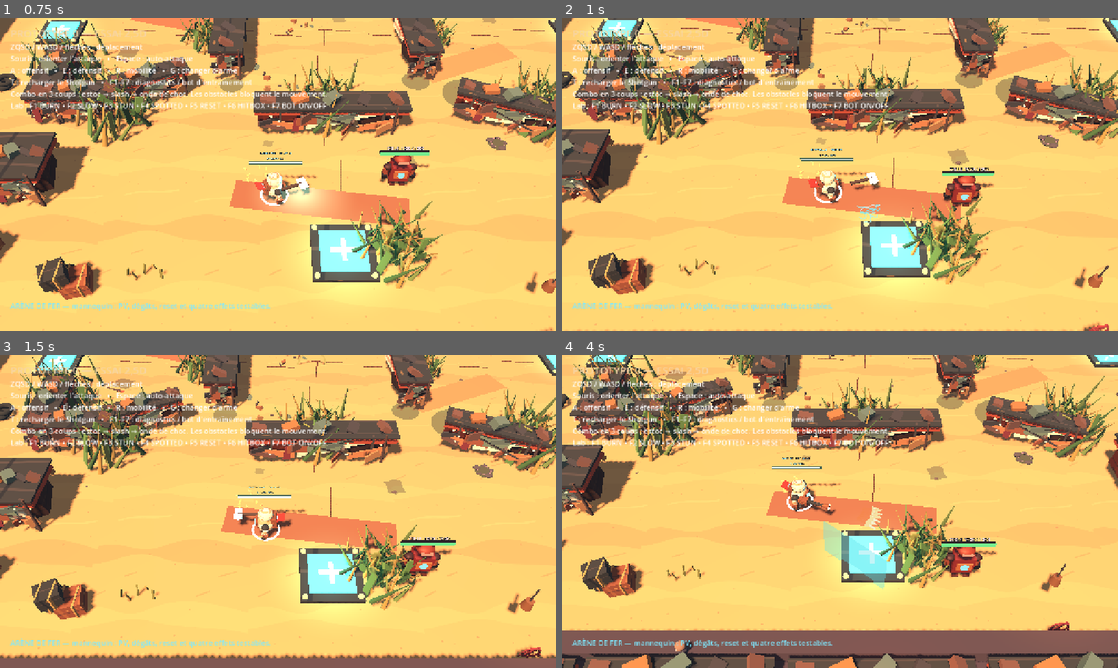
Above: before the commit, frames 1-4 (two rows, left to right).
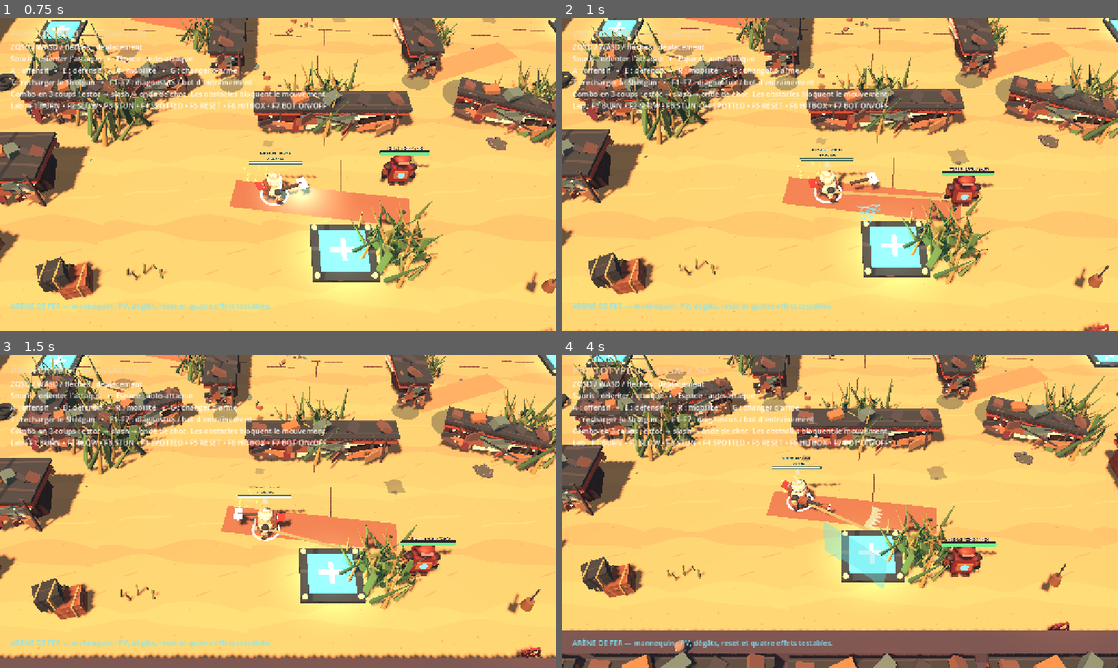
Above: after the commit, the same moments.

Repository: aKoMoses/PROTOTYPE-V0.1
Game: Godot game, scene res://scenes/main.tscn
Same seed, same stepped clock (60 frames per second), same inputs: the game is played once before the commit and once after it.
Inputs (mouse positions are in pixels of both pictures, inside the frame that each line leads up to):
- Up to frame 1 (0.75 s): move the mouse to (400, 158) at 0.52 s; hold D from 0.53 s (still down); hold Q from 0.53 s (still down); click (400, 158) at 0.67 s
- Up to frame 2 (1 s): keep holding D; keep holding Q; tap Space at 0.77 s
- Up to frame 3 (1.5 s): move the mouse to (166, 527) at 1.27 s; release D at 1.28 s; release Q at 1.28 s; hold S from 1.28 s (still down); tap Z at 1.35 s
- Up to frame 4 (4 s): tap Space at 1.52, 3.02, 3.77 s; move the mouse to (895, 442) at 2.02 s; release S at 2.03 s; hold D 2.03-2.78 s; tap G at 2.1 s; move the mouse to (812, 574) at 2.77 s; hold W 2.78-3.53 s; tap E at 2.85 s; click (812, 574) at 2.92 s; move the mouse to (1006, 558) at 3.52 s; hold Left from 3.53 s (still down); tap R at 3.6 s

Frame 1 is identical in both runs. In frame 2, 0.3% of the frame differs, in the area x 46-76%, y 1-59%; in frame 3, 0.2%; in frame 4, 0.2%.

Commit message:
Add readable training bot attack telegraph

Diff:
--- a/scripts/training_bot.gd
+++ b/scripts/training_bot.gd
@@ -29,6 +29,9 @@
 var _windup_remaining := 0.0
 var _windup_player: Node3D
 var _telegraph_ring: MeshInstance3D
+var _telegraph_line: MeshInstance3D
+var _telegraph_target: MeshInstance3D
+var _telegraph_beacon: MeshInstance3D
 var _telegraph_clock := 0.0
 var _dodge_remaining := 0.0
 var _dodge_cooldown_remaining := 0.0
@@ -363,11 +366,60 @@
 	material.emission_energy_multiplier = 2.4
 	_telegraph_ring.material_override = material
 	_telegraph_ring.visible = false
-	add_child(_telegraph_ring)
+	_add_telegraph_node(_telegraph_ring)
+
+	# Secondary floor telegraph: a readable lane and destination marker. These
+	# are visual-only and deliberately do not participate in physics or damage.
+	_telegraph_line = MeshInstance3D.new()
+	_telegraph_line.name = "AttackTelegraphLine"
+	var line_mesh := BoxMesh.new()
+	line_mesh.size = Vector3(0.18, 0.035, 1.0)
+	_telegraph_line.mesh = line_mesh
+	_telegraph_line.top_level = true
+	_telegraph_line.position.y = 0.10
+	_telegraph_line.material_override = _fx_material(Color("#ffb25c"), 1.0, Color("#ff4d2f"))
+	_telegraph_line.visible = false
+	_add_telegraph_node(_telegraph_line)
+
+	_telegraph_target = MeshInstance3D.new()
+	_telegraph_target.name = "AttackTelegraphTarget"
+	var target_mesh := TorusMesh.new()
+	target_mesh.inner_radius = 0.52
+	target_mesh.outer_radius = 0.68
+	target_mesh.rings = 10
+	target_mesh.ring_segments = 24
+	_telegraph_target.mesh = target_mesh
+	_telegraph_target.top_level = true
+	_telegraph_target.position.y = 0.11
+	_telegraph_target.rotation_degrees.x = 90.0
+	_telegraph_target.material_override = _fx_material(Color("#ffd17a"), 1.0, Color("#ff4b25"))
+	_telegraph_target.visible = false
+	_add_telegraph_node(_telegraph_target)
+
+	_telegraph_beacon = MeshInstance3D.new()
+	_telegraph_beacon.name = "AttackTelegraphBeacon"
+	var beacon_mesh := CylinderMesh.new()
+	beacon_mesh.top_radius = 0.05
+	beacon_mesh.bottom_radius = 0.18
+	beacon_mesh.height = 0.42
+	beacon_mesh.radial_segments = 8
+	_telegraph_beacon.mesh = beacon_mesh
+	_telegraph_beacon.top_level = true
+	_telegraph_beacon.material_override = _fx_material(Color("#ffe0a2"), 1.0, Color("#ff5a2d"))
+	_telegraph_beacon.visible = false
+	_add_telegraph_node(_telegraph_beacon)
+
+
+func _add_telegraph_node(node: Node) -> void:
+	var scene := get_tree().current_scene if get_tree() != null else null
+	if scene != null:
+		scene.add_child(node)
+	else:
+		add_child(node)
 
 
 func _update_telegraph() -> void:
-	if _telegraph_ring == null:
+	if _telegraph_ring == null or _telegraph_line == null or _telegraph_target == null or _telegraph_beacon == null:
 		return
 	var bot_body := get_parent() as Node3D
 	var scene := get_tree().current_scene if get_tree() != null else null
@@ -375,7 +427,25 @@
 	var visible_to_player := true
 	if bot_body != null and player != null and bot_body.has_method("is_visible_to"):
 		visible_to_player = bool(bot_body.call("is_visible_to", player))
-	_telegraph_ring.visible = enabled and _windup_remaining > 0.0 and visible_to_player
-	if _telegraph_ring.visible:
-		var pulse := 1.0 + sin(_telegraph_clock * 18.0) * 0.12
-		_telegraph_ring.scale = Vector3.ONE * pulse
+	var active := enabled and _windup_remaining > 0.0 and visible_to_player and _windup_player != null and is_instance_valid(_windup_player)
+	_telegraph_ring.visible = active
+	_telegraph_line.visible = active
+	_telegraph_target.visible = active
+	_telegraph_beacon.visible = active
+	if not active:
+		return
+	var target_position := _windup_player.global_position
+	var bot_position := bot_body.global_position if bot_body != null else Vector3.ZERO
+	var flat_delta := target_position - bot_position
+	flat_delta.y = 0.0
+	var distance := maxf(flat_delta.length(), 0.05)
+	var pulse := 1.0 + sin(_telegraph_clock * 18.0) * 0.12
+	_telegraph_ring.global_position = bot_position + Vector3.UP * 0.08
+	_telegraph_ring.scale = Vector3.ONE * pulse
+	_telegraph_target.global_position = target_position + Vector3.UP * 0.11
+	_telegraph_target.scale = Vector3.ONE * (0.92 + sin(_telegraph_clock * 16.0) * 0.10)
+	_telegraph_beacon.global_position = target_position + Vector3.UP * (2.55 + sin(_telegraph_clock * 14.0) * 0.08)
+	_telegraph_beacon.scale = Vector3.ONE * (0.92 + sin(_telegraph_clock * 18.0) * 0.13)
+	_telegraph_line.global_position = bot_position + flat_delta * 0.5 + Vector3.UP * 0.10
+	_telegraph_line.look_at(target_position + Vector3.UP * 0.10, Vector3.UP)
+	_telegraph_line.scale = Vector3(1.0, 1.0, distance)
--- a/tools/capture_scene.gd
+++ b/tools/capture_scene.gd
@@ -50,6 +50,19 @@
 			shotgun_target.call("reset_combat_state")
 			shotgun_player.call("_perform_shotgun_attack")
 			print("CAPTURE SHOTGUN: salvo started")
+	if arguments.size() >= 4 and arguments[3] == "bot":
+		var bot_player := scene.get_node_or_null("Player")
+		var bot_target := scene.get_node_or_null("TargetDummy")
+		if bot_player != null and bot_target != null:
+			bot_player.position = Vector3(-5.0, 0.0, 3.0)
+			bot_target.position = Vector3(-5.0, 0.0, -3.0)
+			bot_target.call("reset_combat_state")
+			bot_target.call("apply_spotted", 5.0, "capture")
+			bot_target.call("set_training_bot_enabled", true)
+			var training_bot := bot_target.get_node_or_null("TrainingBot")
+			if training_bot != null:
+				training_bot.set("_next_attack_at", 0.12)
+			print("CAPTURE BOT: telegraph started")
 	if arguments.size() >= 4 and (arguments[3] == "drone" or arguments[3] == "javelin"):
 		var module_player := scene.get_node_or_null("Player")
 		var module_target := scene.get_node_or_null("TargetDummy")
@@ -90,6 +103,7 @@
 			"axe": settle_frames = 50
 			"shotgun_live": settle_frames = 6
 			"shotgun": settle_frames = 22
+			"bot": settle_frames = 18
 			"drone", "javelin": settle_frames = 32
 			"magnetic": settle_frames = 18
 			"stasis", "baroud": settle_frames = 12
Binary file added: captures/prototype0_bot_telegraph.png
Not shown, changed: README.md
